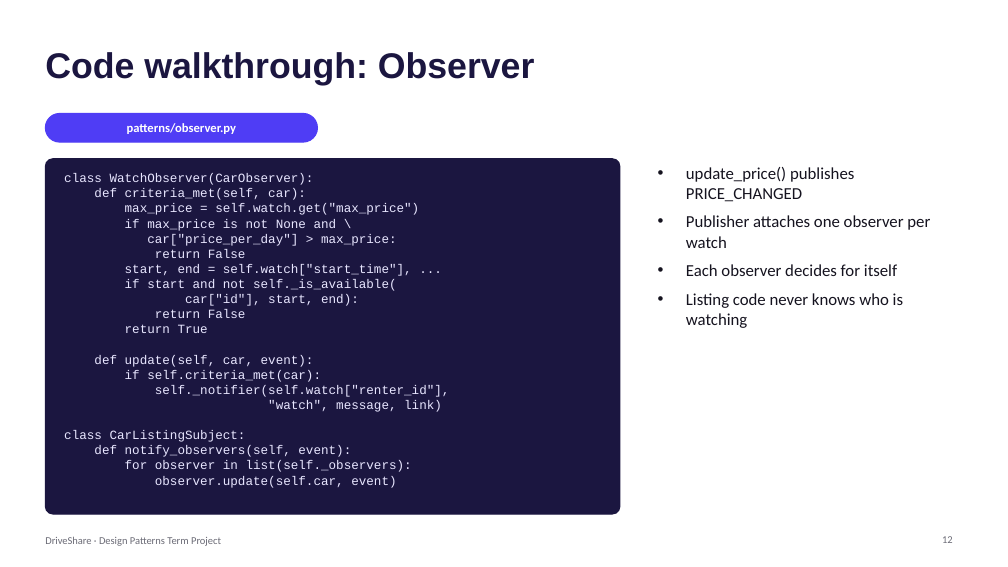
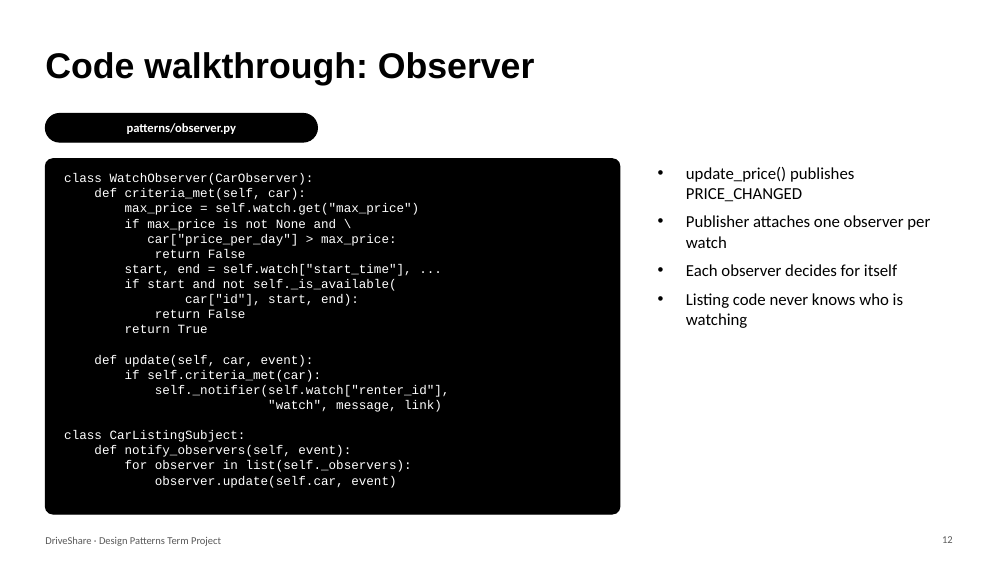
Before and after one commit to dheyaa-create/Term-Project-Cis-476-001, a slide deck: slide 12 of docs/DriveShare_Presentation.pptx. Drawn at 1008x567 pixels with LibreOffice and Linux fonts; fonts in the diff are those of the drawing. Boxes give left, top, right and bottom in pixels: in the first picture for what was removed or moved away, otherwise in the second. Text is boxed around its words. In the diff, an @@ line names an element or a change of style, - is before the commit and + after.

```diff
--- a/docs/DriveShare_Presentation.pptx
+++ b/docs/DriveShare_Presentation.pptx
@@ title "Code walkthrough: Observer" at (45,52,535,85): text colour #1B1640 to #000000 @@
@@ rounded rectangle at (45,113,318,142): fill #4F3DF5 to #000000; outline #4F3DF5 1 pt to #000000 1 pt @@
@@ rounded rectangle at (45,159,620,514): fill #1B1640 to #000000; outline #1B1640 1 pt to #000000 1 pt @@
@@ text "class WatchObserver(CarObserver):" at (64,173,450,488): text colour #E8E6FF to #FFFFFF @@
@@ text "update_price() publishes PRICE_CHANGED" at (686,167,930,328): text colour #15131F to #000000 @@
@@ text "DriveShare · Design Patterns Term ..." at (45,536,221,546): text colour #6B6B76 to #595959 @@
@@ page number at (942,536,953,543): text colour #6B6B76 to #595959 @@
```
Also in this commit, not shown: 16 other slides changed, 1 other file.
